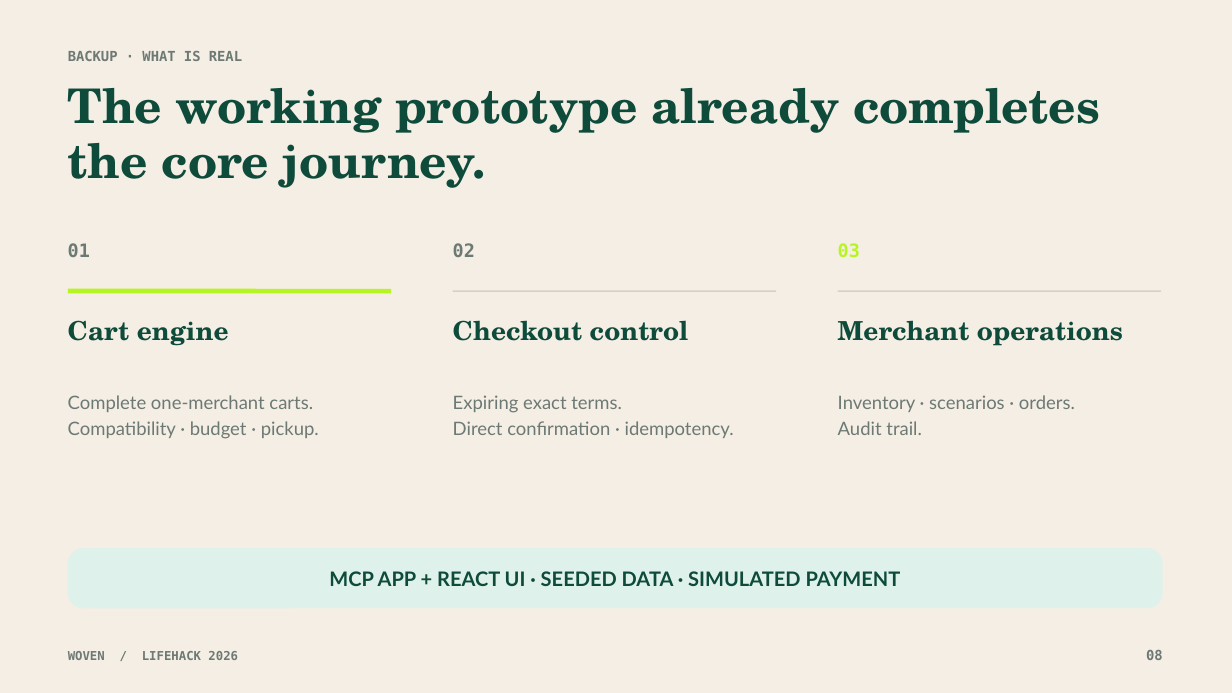
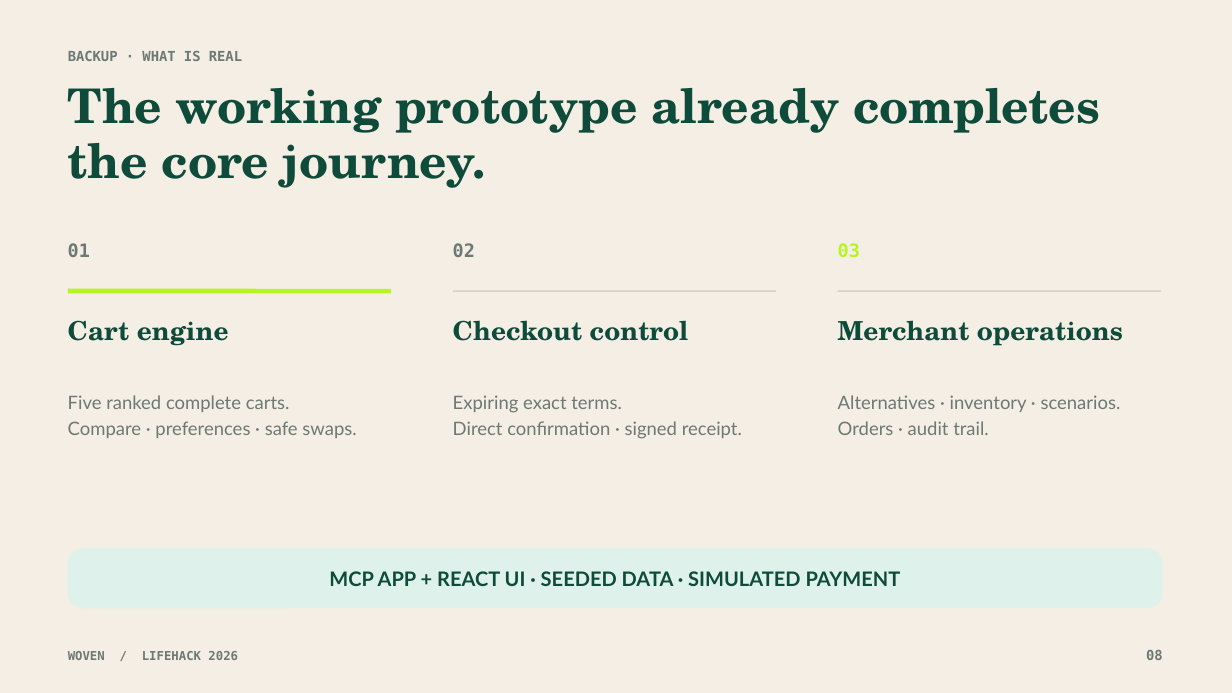
Before and after one commit to Ducksss/LifeHack-2026, a slide deck: slide 8 of docs/Woven-Hackathon-Pitch.pptx. Drawn at 1232x693 pixels with LibreOffice and Linux fonts; fonts in the diff are those of the drawing. Boxes give left, top, right and bottom in pixels: in the first picture for what was removed or moved away, otherwise in the second. Text is boxed around its words. In the diff, an @@ line names an element or a change of style, - is before the commit and + after.

```diff
--- a/docs/Woven-Hackathon-Pitch.pptx
+++ b/docs/Woven-Hackathon-Pitch.pptx
@@ text at (x1=68, y1=395, x2=356, y2=438): text changed @@
-Complete one-merchant carts.
-Compatibility · budget · pickup.
+Five ranked complete carts.
+Compare · preferences · safe swaps.
@@ text at (x1=453, y1=395, x2=742, y2=439): text changed @@
-Expiring exact terms.
-Direct confirmation · idempotency.
+Expiring exact terms.
+Direct confirmation · signed receipt.
@@ text at (x1=838, y1=395, x2=1121, y2=435): text changed @@
-Inventory · scenarios · orders.
-Audit trail.
+Alternatives · inventory · scenarios.
+Orders · audit trail.
```
Also in this commit, not shown: 3 other slides changed, 2 slides removed, 19 other files.
